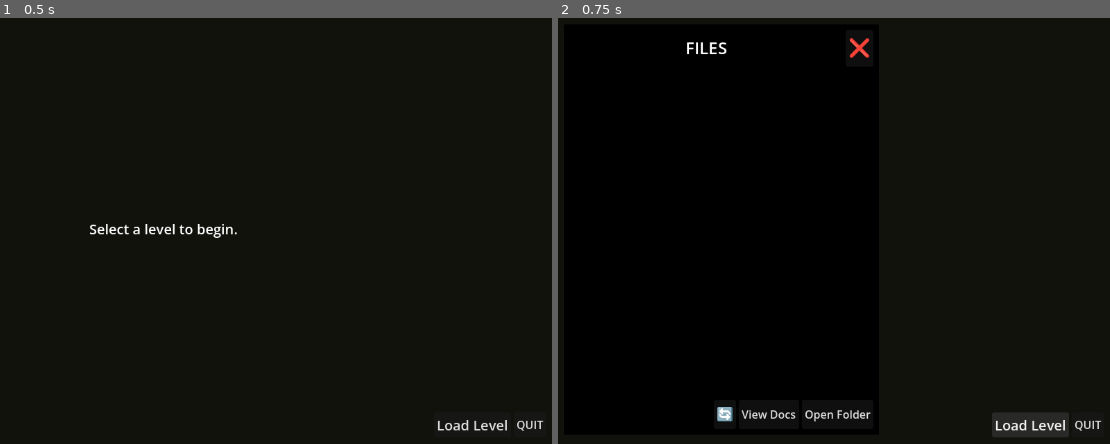
Above: before the commit, frames 1-2 (left to right).
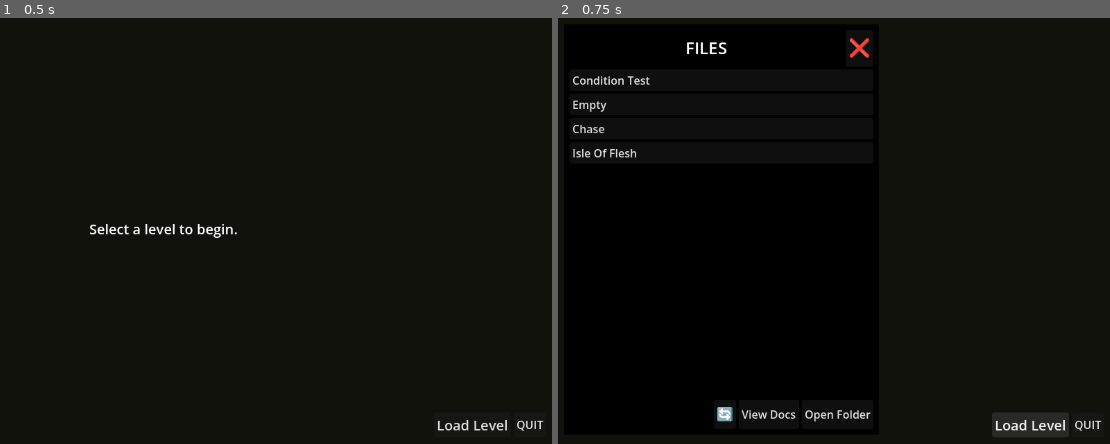
Above: after the commit, the same moments.

Repository: Ah-Cremb/storied
Game: Godot game, scene res://assets/main.tscn
Same seed, same stepped clock (60 frames per second), same inputs: the game is played once before the commit and once after it.
Inputs:
- Up to frame 1 (0.5 s): no input
- Up to frame 2 (0.75 s): click "Load Level" at 0.5 s

Frame 1 is identical in both runs. In frame 2, 0.5% of the frame differs, in the area x 2-17%, y 13-33%.
Error before the commit: Cannot call method 'list_dir_begin' on a null value. (res://assets/main.gd:334)

Commit message:
Safety check for user://levels added

Diff:
--- /dev/null
+++ b/assets/default_theme.tres
@@ -0,0 +1,3 @@
+[gd_resource type="Theme" format=3 uid="uid://n2jkuhkb7e8y"]
+
+[resource]
--- a/assets/main.gd
+++ b/assets/main.gd
@@ -187,6 +187,8 @@
 
 	# Add documentation in game
 	add_docs()
+	DirAccess.make_dir_absolute(LEVEL_DIR)
+
 	# Start with empty level
 	play_level(EMPTY_LEVEL)
 
@@ -331,6 +333,7 @@
 	var files : Array[String] = []
 	for directory : String in [LEVEL_DIR, ASSET_DIR]:
 		var dir := DirAccess.open(directory)
+		if not dir: continue
 		dir.list_dir_begin()
 		var file_name = dir.get_next()
 		while file_name != "":
--- a/assets/main.tscn
+++ b/assets/main.tscn
@@ -1,6 +1,7 @@
 [gd_scene format=3 uid="uid://s1t4klsokcig"]
 
 [ext_resource type="Script" uid="uid://dy3dd7et6jmh1" path="res://assets/main.gd" id="1_db5cl"]
+[ext_resource type="Theme" uid="uid://n2jkuhkb7e8y" path="res://assets/default_theme.tres" id="2_06ig3"]
 
 [sub_resource type="StyleBoxFlat" id="StyleBoxFlat_06ig3"]
 bg_color = Color(0, 0, 0, 1)
@@ -17,31 +18,32 @@
 grow_vertical = 2
 color = Color(0.066021666, 0.07, 0.0483, 1)
 
-[node name="MarginContainer" type="MarginContainer" parent="." unique_id=890865465]
+[node name="Margins" type="MarginContainer" parent="." unique_id=890865465]
 anchors_preset = 15
 anchor_right = 1.0
 anchor_bottom = 1.0
 grow_horizontal = 2
 grow_vertical = 2
+theme = ExtResource("2_06ig3")
 theme_override_constants/margin_left = 24
 theme_override_constants/margin_top = 24
 theme_override_constants/margin_right = 24
 theme_override_constants/margin_bottom = 24
 
-[node name="VBoxContainer" type="VBoxContainer" parent="MarginContainer" unique_id=2129273312]
-layout_mode = 2
-
-[node name="OutputName" type="Label" parent="MarginContainer/VBoxContainer" unique_id=1284625625]
+[node name="MainVBox" type="VBoxContainer" parent="Margins" unique_id=2129273312]
+layout_mode = 2
+
+[node name="OutputName" type="Label" parent="Margins/MainVBox" unique_id=1284625625]
 unique_name_in_owner = true
 layout_mode = 2
 theme_override_font_sizes/font_size = 28
 horizontal_alignment = 1
 
-[node name="ScrollContainer" type="ScrollContainer" parent="MarginContainer/VBoxContainer" unique_id=851043757]
-layout_mode = 2
-size_flags_vertical = 3
-
-[node name="Output" type="Label" parent="MarginContainer/VBoxContainer/ScrollContainer" unique_id=1524386439]
+[node name="OutputScroll" type="ScrollContainer" parent="Margins/MainVBox" unique_id=851043757]
+layout_mode = 2
+size_flags_vertical = 3
+
+[node name="Output" type="Label" parent="Margins/MainVBox/OutputScroll" unique_id=1524386439]
 unique_name_in_owner = true
 layout_mode = 2
 size_flags_horizontal = 6
@@ -49,29 +51,29 @@
 theme_override_font_sizes/font_size = 20
 vertical_alignment = 1
 
-[node name="MarginContainer" type="MarginContainer" parent="MarginContainer/VBoxContainer" unique_id=772290331]
+[node name="Margins" type="MarginContainer" parent="Margins/MainVBox" unique_id=772290331]
 layout_mode = 2
 theme_override_constants/margin_left = 100
 theme_override_constants/margin_right = 100
 
-[node name="OptionsContainer" type="VBoxContainer" parent="MarginContainer/VBoxContainer/MarginContainer" unique_id=677621008]
+[node name="OptionsContainer" type="VBoxContainer" parent="Margins/MainVBox/Margins" unique_id=677621008]
 unique_name_in_owner = true
 layout_mode = 2
 size_flags_vertical = 8
 alignment = 2
 
-[node name="HBoxContainer" type="HBoxContainer" parent="MarginContainer/VBoxContainer" unique_id=332263917]
+[node name="ButtonsHBox" type="HBoxContainer" parent="Margins/MainVBox" unique_id=332263917]
 layout_mode = 2
 size_flags_vertical = 8
 alignment = 2
 
-[node name="LoadButton" type="Button" parent="MarginContainer/VBoxContainer/HBoxContainer" unique_id=995332165]
+[node name="LoadButton" type="Button" parent="Margins/MainVBox/ButtonsHBox" unique_id=995332165]
 unique_name_in_owner = true
 layout_mode = 2
 theme_override_font_sizes/font_size = 20
 text = "Load Level"
 
-[node name="QuitButton" type="Button" parent="MarginContainer/VBoxContainer/HBoxContainer" unique_id=631661435]
+[node name="QuitButton" type="Button" parent="Margins/MainVBox/ButtonsHBox" unique_id=631661435]
 unique_name_in_owner = true
 layout_mode = 2
 text = "QUIT"
@@ -91,61 +93,62 @@
 grow_horizontal = 2
 grow_vertical = 2
 size_flags_vertical = 3
+theme = ExtResource("2_06ig3")
 theme_override_styles/panel = SubResource("StyleBoxFlat_06ig3")
 
-[node name="MarginContainer" type="MarginContainer" parent="FileDialog" unique_id=1424012055]
+[node name="Margins" type="MarginContainer" parent="FileDialog" unique_id=1424012055]
 layout_mode = 2
 theme_override_constants/margin_left = 8
 theme_override_constants/margin_top = 8
 theme_override_constants/margin_right = 8
 theme_override_constants/margin_bottom = 8
 
-[node name="VBoxContainer" type="VBoxContainer" parent="FileDialog/MarginContainer" unique_id=1206564509]
-layout_mode = 2
-
-[node name="Header" type="HBoxContainer" parent="FileDialog/MarginContainer/VBoxContainer" unique_id=1799213233]
-layout_mode = 2
-
-[node name="Files" type="Label" parent="FileDialog/MarginContainer/VBoxContainer/Header" unique_id=1630180846]
+[node name="FileVBox" type="VBoxContainer" parent="FileDialog/Margins" unique_id=1206564509]
+layout_mode = 2
+
+[node name="FileHeader" type="HBoxContainer" parent="FileDialog/Margins/FileVBox" unique_id=1799213233]
+layout_mode = 2
+
+[node name="FilesLabel" type="Label" parent="FileDialog/Margins/FileVBox/FileHeader" unique_id=1630180846]
 layout_mode = 2
 size_flags_horizontal = 3
 theme_override_font_sizes/font_size = 24
 text = "FILES"
 horizontal_alignment = 1
 
-[node name="CloseFilesButton" type="Button" parent="FileDialog/MarginContainer/VBoxContainer/Header" unique_id=937882463]
+[node name="CloseFilesButton" type="Button" parent="FileDialog/Margins/FileVBox/FileHeader" unique_id=937882463]
 unique_name_in_owner = true
 layout_mode = 2
 theme_override_font_sizes/font_size = 32
 text = "❌"
 
-[node name="ScrollContainer" type="ScrollContainer" parent="FileDialog/MarginContainer/VBoxContainer" unique_id=1646303640]
-layout_mode = 2
-size_flags_vertical = 3
-
-[node name="FileDisplayVBox" type="VBoxContainer" parent="FileDialog/MarginContainer/VBoxContainer/ScrollContainer" unique_id=1828305402]
+[node name="FileScroll" type="ScrollContainer" parent="FileDialog/Margins/FileVBox" unique_id=1646303640]
+layout_mode = 2
+size_flags_vertical = 3
+
+[node name="FileDisplayVBox" type="VBoxContainer" parent="FileDialog/Margins/FileVBox/FileScroll" unique_id=1828305402]
 unique_name_in_owner = true
 custom_minimum_size = Vector2(0, 100)
 layout_mode = 2
 size_flags_horizontal = 3
 size_flags_vertical = 3
 
-[node name="HBoxContainer" type="HBoxContainer" parent="FileDialog/MarginContainer/VBoxContainer" unique_id=1087422228]
-layout_mode = 2
-alignment = 2
-
-[node name="RefreshButton" type="Button" parent="FileDialog/MarginContainer/VBoxContainer/HBoxContainer" unique_id=1669721322]
+[node name="FilesButtons" type="HBoxContainer" parent="FileDialog/Margins/FileVBox" unique_id=1087422228]
+layout_mode = 2
+alignment = 2
+
+[node name="RefreshButton" type="Button" parent="FileDialog/Margins/FileVBox/FilesButtons" unique_id=1669721322]
 unique_name_in_owner = true
 layout_mode = 2
 theme_override_font_sizes/font_size = 24
 text = "🔄️"
 
-[node name="ViewDocs" type="Button" parent="FileDialog/MarginContainer/VBoxContainer/HBoxContainer" unique_id=440024007]
+[node name="ViewDocs" type="Button" parent="FileDialog/Margins/FileVBox/FilesButtons" unique_id=440024007]
 unique_name_in_owner = true
 layout_mode = 2
 text = "View Docs"
 
-[node name="OpenFolderButton" type="Button" parent="FileDialog/MarginContainer/VBoxContainer/HBoxContainer" unique_id=2105738711]
+[node name="OpenFolderButton" type="Button" parent="FileDialog/Margins/FileVBox/FilesButtons" unique_id=2105738711]
 unique_name_in_owner = true
 layout_mode = 2
 size_flags_horizontal = 8
@@ -166,54 +169,55 @@
 grow_horizontal = 2
 grow_vertical = 2
 size_flags_vertical = 3
+theme = ExtResource("2_06ig3")
 theme_override_styles/panel = SubResource("StyleBoxFlat_06ig3")
 
-[node name="MarginContainer" type="MarginContainer" parent="DocsContainer" unique_id=1625215292]
+[node name="Margins" type="MarginContainer" parent="DocsContainer" unique_id=1625215292]
 layout_mode = 2
 theme_override_constants/margin_left = 8
 theme_override_constants/margin_top = 8
 theme_override_constants/margin_right = 8
 theme_override_constants/margin_bottom = 8
 
-[node name="VBoxContainer" type="VBoxContainer" parent="DocsContainer/MarginContainer" unique_id=1223356930]
-layout_mode = 2
-
-[node name="Header" type="HBoxContainer" parent="DocsContainer/MarginContainer/VBoxContainer" unique_id=233523811]
-layout_mode = 2
-
-[node name="Label" type="Label" parent="DocsContainer/MarginContainer/VBoxContainer/Header" unique_id=1313906577]
+[node name="DocsVBox" type="VBoxContainer" parent="DocsContainer/Margins" unique_id=1223356930]
+layout_mode = 2
+
+[node name="Header" type="HBoxContainer" parent="DocsContainer/Margins/DocsVBox" unique_id=233523811]
+layout_mode = 2
+
+[node name="Label" type="Label" parent="DocsContainer/Margins/DocsVBox/Header" unique_id=1313906577]
 layout_mode = 2
 size_flags_horizontal = 3
 theme_override_font_sizes/font_size = 24
 text = "Documentation"
 horizontal_alignment = 1
 
-[node name="CloseDocs" type="Button" parent="DocsContainer/MarginContainer/VBoxContainer/Header" unique_id=1918274192]
+[node name="CloseDocs" type="Button" parent="DocsContainer/Margins/DocsVBox/Header" unique_id=1918274192]
 unique_name_in_owner = true
 layout_mode = 2
 theme_override_font_sizes/font_size = 32
 text = "❌"
 
-[node name="HBoxContainer" type="HBoxContainer" parent="DocsContainer/MarginContainer/VBoxContainer" unique_id=514974067]
+[node name="DocsButtons" type="HBoxContainer" parent="DocsContainer/Margins/DocsVBox" unique_id=514974067]
 visible = false
 layout_mode = 2
 alignment = 2
 
-[node name="RefreshButton" type="Button" parent="DocsContainer/MarginContainer/VBoxContainer/HBoxContainer" unique_id=1919018281]
+[node name="RefreshButton" type="Button" parent="DocsContainer/Margins/DocsVBox/DocsButtons" unique_id=1919018281]
 layout_mode = 2
 theme_override_font_sizes/font_size = 24
 text = "🔄️"
 
-[node name="ViewDocs" type="Button" parent="DocsContainer/MarginContainer/VBoxContainer/HBoxContainer" unique_id=2100387983]
+[node name="ViewDocs" type="Button" parent="DocsContainer/Margins/DocsVBox/DocsButtons" unique_id=2100387983]
 layout_mode = 2
 text = "View Docs"
 
-[node name="OpenFolderButton" type="Button" parent="DocsContainer/MarginContainer/VBoxContainer/HBoxContainer" unique_id=149601538]
+[node name="OpenFolderButton" type="Button" parent="DocsContainer/Margins/DocsVBox/DocsButtons" unique_id=149601538]
 layout_mode = 2
 size_flags_horizontal = 8
 text = "Open Folder"
 
-[node name="Docs" type="RichTextLabel" parent="DocsContainer/MarginContainer/VBoxContainer" unique_id=761663062]
-unique_name_in_owner = true
-layout_mode = 2
-size_flags_vertical = 3
+[node name="Docs" type="RichTextLabel" parent="DocsContainer/Margins/DocsVBox" unique_id=761663062]
+unique_name_in_owner = true
+layout_mode = 2
+size_flags_vertical = 3
Not shown, added: assets/Fabled_Font.ttf.import
